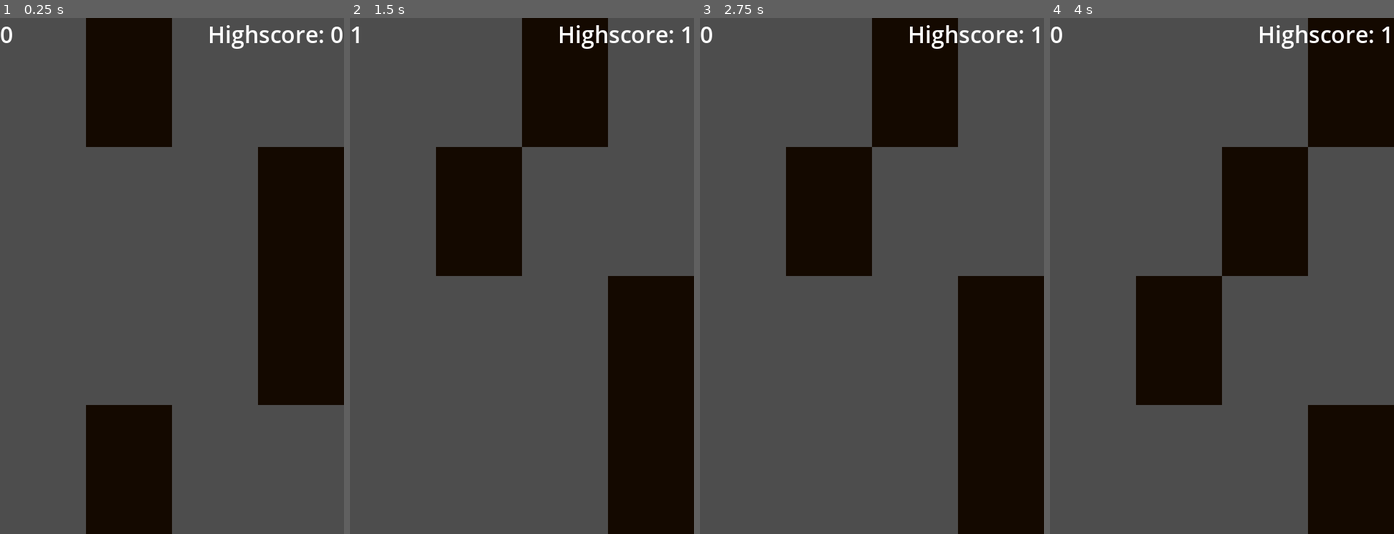
Above: before the commit, frames 1-4 (left to right).
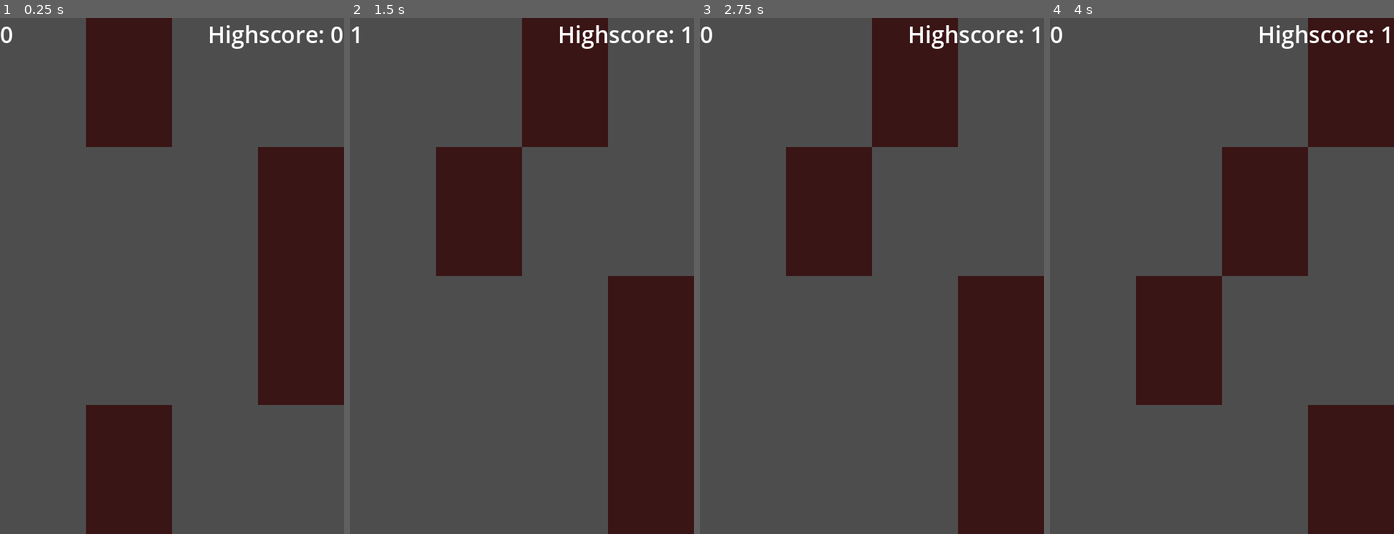
Above: after the commit, the same moments.

Repository: mariusz-tang/godot-piano-tiles
Game: Godot game, scene res://scenes/main.tscn
The game is run twice, just before and just after one commit, with the same random seed, the same clock (stepped at 60 frames per second) and the same inputs.
Inputs:
- Up to frame 1 (0.25 s): no input
- Up to frame 2 (1.5 s): tap Enter at 0.5 s; tap D (tile_1) at 0.6 s; tap Space at 1.25 s; tap F (tile_2) at 1.35 s
- Up to frame 3 (2.75 s): tap Enter at 2 s; tap J (tile_3) at 2.1 s
- Up to frame 4 (4 s): tap Space at 2.75 s; tap K (tile_4) at 2.85 s; tap Enter at 3.5 s; tap D (tile_1) at 3.6 s

The runs differ from the first frame. In frame 1, 25% of the frame differs, in the area x 25-100%, y 0-100%; in frame 2, 25%; in frame 3, 25%; in frame 4, 25%.

Commit message:
Remove unnecessary collider from tile scene
Also changed the root node type from Area2D to Node2D since we no longer have a CollisionShape

Diff:
--- a/scenes/tile.tscn
+++ b/scenes/tile.tscn
@@ -1,28 +1,19 @@
-[gd_scene load_steps=5 format=3 uid="uid://bqie7hqdh176r"]
+[gd_scene load_steps=4 format=3 uid="uid://bqie7hqdh176r"]
 
 [ext_resource type="Script" path="res://scripts/tile.gd" id="1_ariqf"]
 
-[sub_resource type="RectangleShape2D" id="RectangleShape2D_f1305"]
-size = Vector2(1, 1)
+[sub_resource type="Gradient" id="Gradient_gx45w"]
+offsets = PackedFloat32Array(0.675325, 1)
+colors = PackedColorArray(0.23, 0.0851, 0.0851, 1, 1, 1, 1, 1)
 
-[sub_resource type="Gradient" id="Gradient_xm3eo"]
-offsets = PackedFloat32Array(1)
-colors = PackedColorArray(1, 1, 1, 1)
-
-[sub_resource type="GradientTexture1D" id="GradientTexture1D_puocv"]
-gradient = SubResource("Gradient_xm3eo")
+[sub_resource type="GradientTexture1D" id="GradientTexture1D_ltrco"]
+gradient = SubResource("Gradient_gx45w")
 width = 1
 
-[node name="Tile" type="Area2D" node_paths=PackedStringArray("_collider", "_sprite")]
+[node name="Tile" type="Node2D" node_paths=PackedStringArray("_sprite")]
 script = ExtResource("1_ariqf")
-_collider = NodePath("Collider")
 _sprite = NodePath("Sprite")
 
-[node name="Collider" type="CollisionShape2D" parent="."]
-position = Vector2(0.5, 0.5)
-shape = SubResource("RectangleShape2D_f1305")
-
 [node name="Sprite" type="Sprite2D" parent="."]
-modulate = Color(0.08, 0.036, 0, 1)
-position = Vector2(0.5, 0.5)
-texture = SubResource("GradientTexture1D_puocv")
+scale = Vector2(1e-05, 1e-05)
+texture = SubResource("GradientTexture1D_ltrco")
--- a/scripts/tile.gd
+++ b/scripts/tile.gd
@@ -1,28 +1,15 @@
 class_name Tile
-extends Area2D
+extends Node2D
 ## Resizable piano tile
 
-@export var _collider: CollisionShape2D
 @export var _sprite: Sprite2D
-
-@onready var _collision_shape: RectangleShape2D = _collider.shape
-
-
-func _ready() -> void:
-	set_size(45, 100)
 
 
 ## Set the size of the tile in pixels.
 func set_size(x: int, y: int) -> void:
 	var new_size := Vector2(x, y)
-	var new_position := new_size / 2
-
-	_collision_shape.size = new_size
 	_sprite.scale = new_size
-
-	# Adjust the positions since the origin is in the centre of the rectangle.
-	_collider.position = new_position
-	_sprite.position = new_position
+	_sprite.position = new_size / 2
 
 
 func fade_and_free(tween: Tween) -> void:
